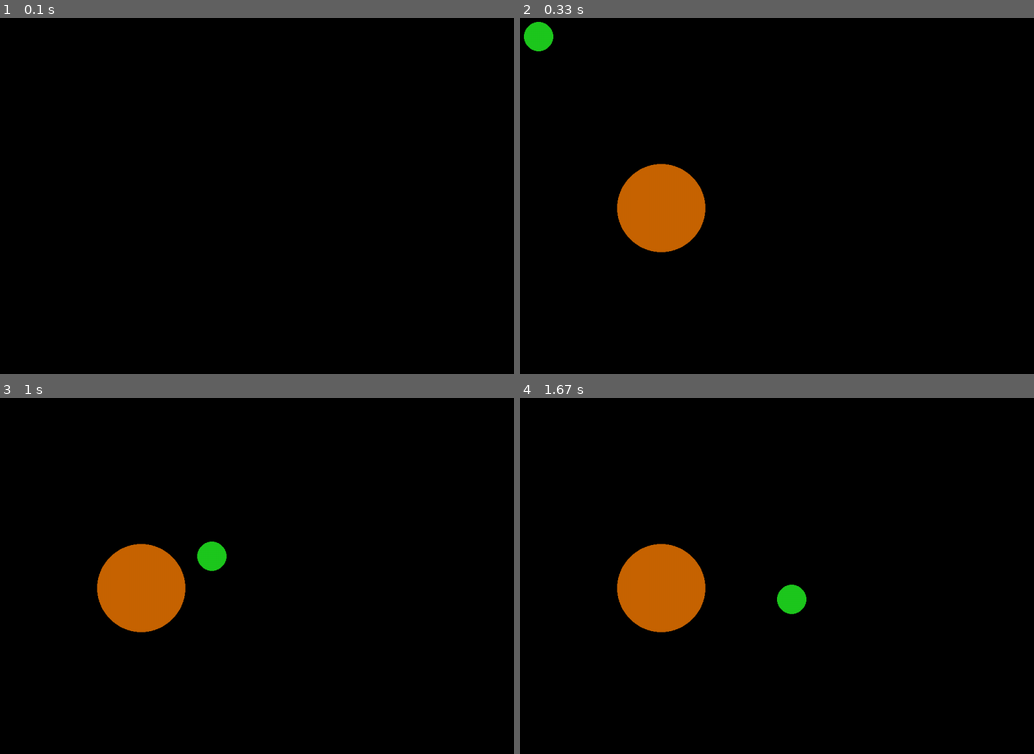
Above: before the commit, frames 1-4 (two rows, left to right).
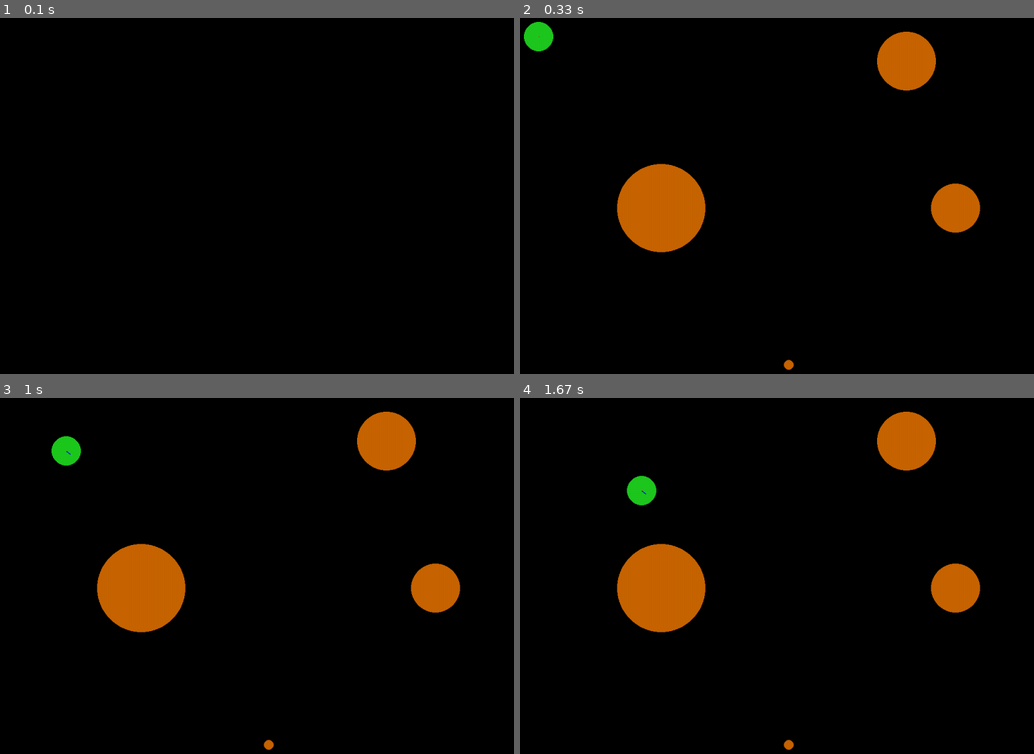
Above: after the commit, the same moments.

Repository: AntonioNvs/Faculdade
Game: pygame game, started from ROBOTICA/STUDYING/vetorial_camp.py
The game is run twice, just before and just after one commit, with the same random seed, the same clock (stepped at 60 frames per second) and the same inputs.
Inputs (mouse positions are in pixels of both pictures, inside the frame that each line leads up to):
- Up to frame 1 (0.1 s): no input
- Up to frame 2 (0.33 s): no input
- Up to frame 3 (1 s): press the mouse at (292, 615) at 0.37 s; move the mouse to (221, 600) at 0.47 s; release the mouse at (149, 590) at 0.6 s
- Up to frame 4 (1.67 s): no input

Frame 1 is identical in both runs. In frame 2, 2.6% of the frame differs, in the area x 3-90%, y 3-99%; in frame 3, 3.4%, in the area x 9-90%, y 3-99%; in frame 4, 3.4%.

Commit message:
Added the repulsion force correctly

Diff:
--- a/ROBOTICA/STUDYING/vetorial_camp.py
+++ b/ROBOTICA/STUDYING/vetorial_camp.py
@@ -21,22 +21,36 @@
 
     # Create obstacules
     self.obstacules = [
-      # Obstacule(10, 560, 720)
-      # Obstacule(60, 800, 100),
-      # Obstacule(50, 1100, 400),
+      Obstacule(10, 560, 720),
+      Obstacule(60, 800, 100),
+      Obstacule(50, 900, 400),
       Obstacule(90, 300, 400),
     ]
 
 
-  def draw_the_window(self) -> None:
+  def draw_the_window(self, fatt, frep) -> None:
     self.window.fill((0, 0, 0))
-
     self.robot.draw(self.window)
 
     for obstacule in self.obstacules:
       obstacule.draw(self.window)
 
+    x, y = self.robot.pos
+
+    pygame.draw.line(self.window, (10, 10, 255), (x,y), (x+fatt[0],y+fatt[1]), width=2)
+    pygame.draw.line(self.window, (255, 10, 10), (x,y), (x+frep[0],y+frep[1]), width=2)
+
     pygame.display.update()
+
+
+  def normalize_force(self, force):
+    limit = 10
+
+    modl = np.linalg.norm(force)
+    if modl > limit:
+      force *= (limit/modl)
+
+    return force
 
 
   def execute(self) -> None:
@@ -51,32 +65,38 @@
         goal = np.array(pygame.mouse.get_pos())
 
         while np.linalg.norm(goal-self.robot.pos) > 1.0:
-          fatt = 0.05*(goal - self.robot.pos)
+          fatt = 0.5*(goal - self.robot.pos)
 
           # Calculte the repulsion force
-          frep = 0
+          frep = np.array([0.0, 0.0])
           y = 2
-          min_distance = 100
-          krep = 0.1
+          min_distance = 160
+          krep = 5*10e4
 
           for obstacule in self.obstacules:
-            dot = obstacule.dot_more_close(self.robot)
+            dot_obs = obstacule.dot_more_close(self.robot)
+            dot_robot = self.robot.dot_more_close(obstacule)
 
             if obstacule.minimum_distance_from_the_robot(self.robot) > min_distance:
               continue
 
-            dist = abs(goal - dot)
-            frep += krep*((100/dist - 100/min_distance)**y)/y
+            dist = np.linalg.norm(dot_robot - dot_obs)
+            frep += (krep / (dist**2)) *((1/dist - 1/min_distance)**(y-1)) * ((dot_robot-dot_obs)/dist)
 
-          print(frep)
-          self.robot.move(fatt + frep)
 
-          self.draw_the_window()
-          pygame.time.delay(int(1000 / self.fps))
+          frep = self.normalize_force(frep)
+          fatt = self.normalize_force(fatt)
+
+          force = self.normalize_force(frep + fatt)
+
+          self.robot.move(force)
+
+          self.draw_the_window(fatt, frep)
+          pygame.time.delay(50)
 
       pygame.time.delay(100)
 
-      self.draw_the_window()
+      self.draw_the_window([0, 0], [0, 0])
 
 
 class Robot:
@@ -89,6 +109,18 @@
 
   def draw(self, window: pygame.Surface):
     pygame.draw.circle(window, self.color, (self.pos[0], self.pos[1]), self.radius)
+
+
+  def dot_more_close(self, obstacule) -> float:
+    hip = np.linalg.norm(self.pos-obstacule.pos)
+
+    costeta = (self.pos[0] - obstacule.pos[0]) / hip
+    senbeta = (self.pos[1] - obstacule.pos[1]) / hip
+
+    x = self.pos[0] - self.radius*costeta
+    y = self.pos[1] - self.radius*senbeta
+
+    return np.array([x, y])
 
 
   def move(self, vec: np.ndarray):
Not shown, changed: SEMESTRES/1/PDS/prova2013/2.c
Not shown, changed: SEMESTRES/1/PDS/prova2013/a.exe
